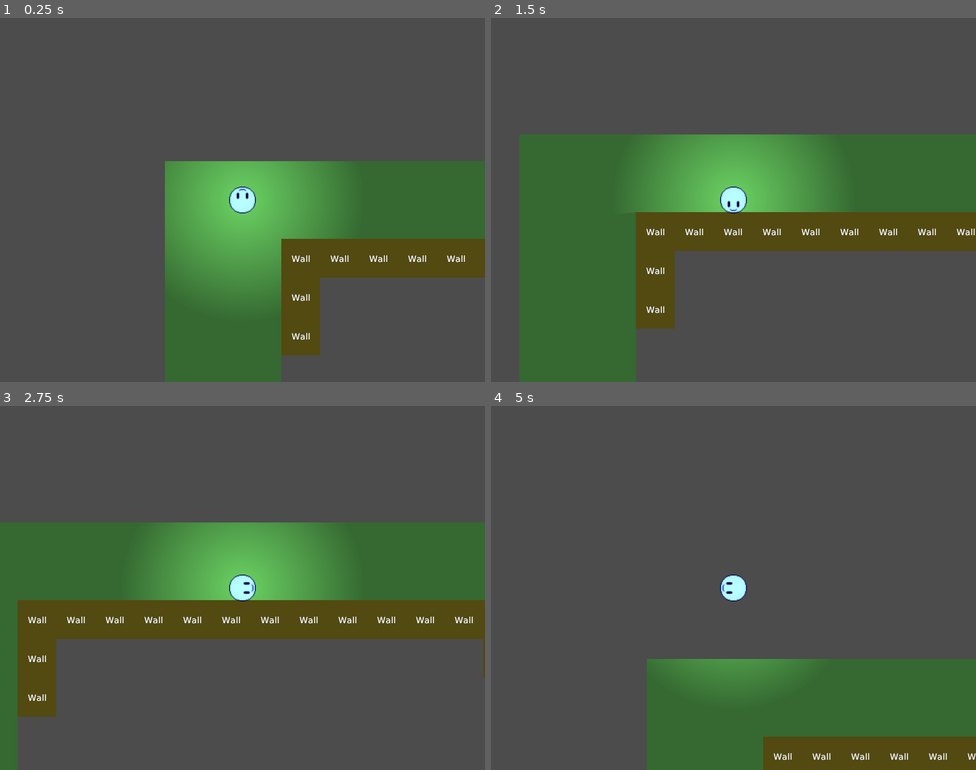
Above: before the commit, frames 1-4 (two rows, left to right).
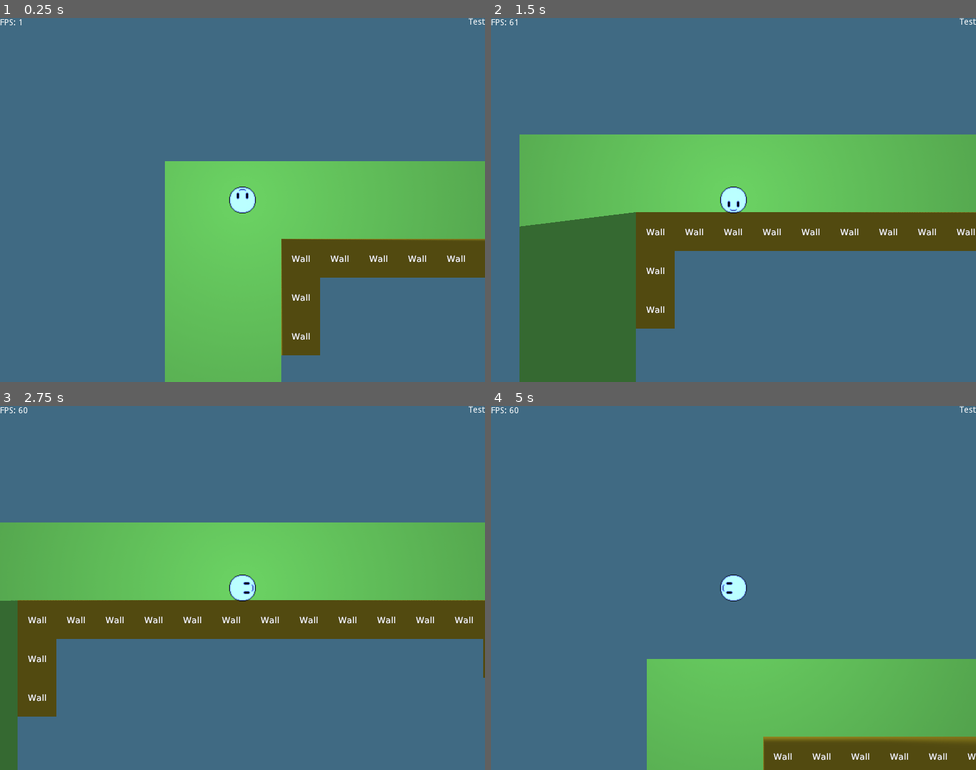
Above: after the commit, the same moments.

Repository: anthonynd/he1st
Game: Godot game, scene res://level/main.tscn
Same seed, same stepped clock (60 frames per second), same inputs: the game is played once before the commit and once after it.
Inputs:
- Up to frame 1 (0.25 s): no input
- Up to frame 2 (1.5 s): tap Enter at 0.5 s; hold D (move_right) 0.53-1.28 s; hold S (move_down) from 1.28 s (still down)
- Up to frame 3 (2.75 s): tap Space at 2 s; release S (move_down) at 2.03 s; hold D (move_right) from 2.03 s (still down)
- Up to frame 4 (5 s): release D (move_right) at 2.78 s; hold W (move_up) 2.78-3.53 s; hold A (move_left) from 3.53 s (still down)

The runs differ from the first frame. In frame 1, 92% of the frame differs, in the area x 0-100%, y 0-100%; in frame 2, 79%; in frame 3, 85%; in frame 4, 96%.

Commit message:
Adding Gui to the project (FPS and Global Debug)

Diff:
--- a/assets/tileset/main.tres
+++ b/assets/tileset/main.tres
@@ -16,14 +16,14 @@
 0/region = Rect2( 64, 0, 64, 64 )
 0/tile_mode = 0
 0/occluder_offset = Vector2( 32, 32 )
-0/occluder = SubResource( 2 )
+0/occluder = SubResource( 1 )
 0/navigation_offset = Vector2( 32, 32 )
 0/shapes = [ {
 "autotile_coord": Vector2( 0, 0 ),
 "one_way": false,
 "one_way_margin": 1.0,
-"shape": SubResource( 1 ),
-"shape_transform": Transform2D( 1, 0, 0, 1, 32.3074, 32 )
+"shape": SubResource( 2 ),
+"shape_transform": Transform2D( 1, 0, 0, 1, 32, 32 )
 } ]
 0/z_index = 0
 1/name = "Ground"
--- a/assets/tileset/main.tscn
+++ b/assets/tileset/main.tscn
@@ -19,7 +19,6 @@
 [node name="StaticBody2D" type="StaticBody2D" parent="Wall"]
 
 [node name="CollisionShape2D" type="CollisionShape2D" parent="Wall/StaticBody2D"]
-position = Vector2( 0.307358, 0 )
 shape = SubResource( 1 )
 
 [node name="LightOccluder2D" type="LightOccluder2D" parent="Wall"]
--- /dev/null
+++ b/gui/main_gui.tscn
@@ -0,0 +1,30 @@
+[gd_scene load_steps=2 format=2]
+
+[ext_resource path="res://scripts/gui/fps.gd" type="Script" id=1]
+
+[node name="main_gui" type="Control"]
+anchor_right = 1.0
+anchor_bottom = 1.0
+
+[node name="debug" type="Label" parent="."]
+anchor_left = 1.0
+anchor_right = 1.0
+margin_left = -800.0
+margin_bottom = 14.0
+text = "Test"
+align = 2
+
+[node name="MarginContainer" type="MarginContainer" parent="."]
+anchor_right = 1.0
+anchor_bottom = 1.0
+margin_top = 1.10803
+margin_bottom = 1.10803
+
+[node name="VBoxContainer" type="VBoxContainer" parent="MarginContainer"]
+margin_right = 800.0
+margin_bottom = 600.0
+
+[node name="fps" type="Label" parent="MarginContainer/VBoxContainer"]
+margin_right = 800.0
+margin_bottom = 14.0
+script = ExtResource( 1 )
--- a/level/main.tscn
+++ b/level/main.tscn
@@ -1,12 +1,21 @@
-[gd_scene load_steps=3 format=2]
+[gd_scene load_steps=5 format=2]
 
-[ext_resource path="res://level/maps/house.tscn" type="PackedScene" id=1]
-[ext_resource path="res://player/player.tscn" type="PackedScene" id=2]
+[ext_resource path="res://scripts/main.gd" type="Script" id=1]
+[ext_resource path="res://level/maps/house.tscn" type="PackedScene" id=2]
+[ext_resource path="res://player/player.tscn" type="PackedScene" id=3]
+[ext_resource path="res://gui/main_gui.tscn" type="PackedScene" id=4]
 
 [node name="root" type="Node2D"]
+script = ExtResource( 1 )
 
 [node name="map" type="Node2D" parent="."]
+editor/display_folded = true
 
-[node name="house" parent="map" instance=ExtResource( 1 )]
+[node name="house" parent="map" instance=ExtResource( 2 )]
 
-[node name="player" parent="." instance=ExtResource( 2 )]
+[node name="player" parent="." instance=ExtResource( 3 )]
+
+[node name="gui" type="CanvasLayer" parent="."]
+editor/display_folded = true
+
+[node name="main_gui" parent="gui" instance=ExtResource( 4 )]
--- a/player/player.tscn
+++ b/player/player.tscn
@@ -20,9 +20,10 @@
 script = ExtResource( 1 )
 
 [node name="playerLight" type="Light2D" parent="."]
-scale = Vector2( 0.2, 0.2 )
 texture = ExtResource( 2 )
 shadow_enabled = true
+shadow_gradient_length = 2.0
+shadow_filter_smooth = 2.0
 
 [node name="mainCam" type="Camera2D" parent="."]
 current = true
--- a/project.godot
+++ b/project.godot
@@ -18,6 +18,10 @@
 config/name="he1st"
 run/main_scene="res://level/main.tscn"
 config/icon="res://icon.png"
+
+[autoload]
+
+globals="*res://scripts/globals.gd"
 
 [display]
 
@@ -50,4 +54,5 @@
 [rendering]
 
 threads/thread_model=2
+environment/default_clear_color=Color( 0.254902, 0.419608, 0.517647, 1 )
 environment/default_environment="res://default_env.tres"
--- /dev/null
+++ b/scripts/globals.gd
@@ -0,0 +1,20 @@
+extends Node
+
+var currentScene = null
+var gui = null
+
+var debugMessages = [];
+
+func _ready():
+	currentScene = get_tree().root.get_child( get_tree().root.get_child_count() - 1)
+	gui = currentScene.get_node("gui/main_gui")
+	pass # Replace with function body.
+
+func printOnScreen(value):
+	if(gui and gui.get_node("debug")):
+		var debug_label = gui.get_node("debug")
+		debugMessages.append(value);
+		if(debugMessages.size() > 5):
+			debugMessages.remove(0)
+		debug_label.text = PoolStringArray(debugMessages).join("\n");
+	pass
--- /dev/null
+++ b/scripts/gui/fps.gd
@@ -0,0 +1,14 @@
+extends Label
+
+# Declare member variables here. Examples:
+# var a = 2
+# var b = "text"
+
+# Called when the node enters the scene tree for the first time.
+func _ready():
+	pass # Replace with function body.
+
+# Called every frame. 'delta' is the elapsed time since the previous frame.
+func _process(delta):
+	self.text = "FPS: " + str(Engine.get_frames_per_second())
+	pass
--- /dev/null
+++ b/scripts/main.gd
@@ -0,0 +1,8 @@
+extends Node2D
+
+func _ready():
+	pass # Replace with function body.
+
+# Called every frame. 'delta' is the elapsed time since the previous frame.
+func _process(delta):
+	pass
--- a/scripts/player/player.gd
+++ b/scripts/player/player.gd
@@ -27,7 +27,6 @@
 	velocity = velocity.normalized() * (speed * delta)
 	move_and_collide(velocity)
 
-
 	if (velocity.x > 0):
 		$AnimatedSprite.rotation_degrees = 90
 	elif (velocity.x < 0):
@@ -36,7 +35,3 @@
 		$AnimatedSprite.rotation_degrees = 180
 	elif (velocity.y < 0):
 		$AnimatedSprite.rotation_degrees = 0
-
-# Called every frame. 'delta' is the elapsed time since the previous frame.
-#func _process(delta):
-#	pass
Not shown: 1 places in assets/tileset/main.tres that only renumber resources
